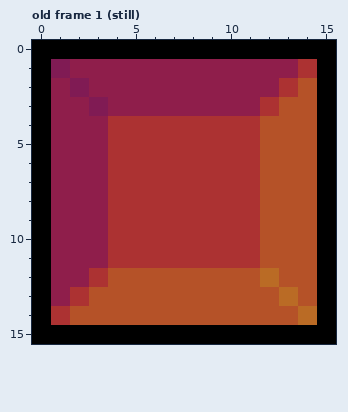
Two states of a pixel-art file, Assets/Aseprite/red.aseprite. Above is the file before it was changed.
16x16 pixels, 15 frames. Pixels under 10% opacity are left out. Shown: old frame 1 (still). The commit also changed other frames, which this record leaves out.
The same view after the edit:
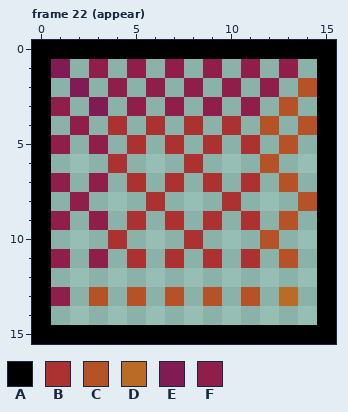
Palette (. is transparent): A #000000  B #ac3232  C #b55228  D #ba6b25  E #801b54  F #8f1e4b
A new or re-ordered frame is compared with the old frame closest to it.
Difference:
frames 15 -> 31
layer "background" removed
layer "gem" removed
Frame 22 (appear) is new; against old frame 1 (still):
Colour B is removed in row 1 at x 14; in row 2 at x 13; in row 3 at x 12; in row 4 at x 5, 7, 9 and 11; in row 5 at x 4, 6, 8 and 10; in row 6 at x 5 to 7 and 9 to 11.
Colour B is removed in row 7 at x 4, 6, 8 and 10; in row 8 at x 4 to 5, 7 to 9 and 11; in row 9 at x 4, 6, 8 and 10; in row 10 at x 5 to 7 and 9 to 11; in row 11 at x 4, 6, 8 and 10; in row 12 at x 3.
Colour B is removed in row 13 at x 2; in row 14 at x 1.
Colour C is removed in row 3 at x 14; in row 4 at x 13; in row 5 at x 12 and 14; in row 6 at x 13 to 14; in row 7 at x 12 and 14; in row 8 at x 12 to 13.
Colour C is removed in row 9 at x 12 and 14; in row 10 at x 13 to 14; in row 11 at x 12 and 14; in row 12 at x 4 to 11 and 13 to 14; in row 13 at x 4, 6, 8, 10, 12 and 14; in row 14 at x 2 to 13.
Colour D is removed in row 12 at x 12; in row 14 at x 14.
Colour F is removed in row 1 at x 2, 4, 6, 8, 10 and 12; in row 2 at x 1, 3, 5, 7, 9 and 11; in row 3 at x 2, 4, 6, 8 and 10; in row 4 at x 1 and 3; in row 5 at x 2; in row 6 at x 1 to 3.
Colour F is removed in row 7 at x 2; in row 8 at x 1 and 3; in row 9 at x 2; in row 10 at x 1 to 3; in row 11 at x 2; in row 12 at x 1 to 2.
Pixel boxes of the changes (left, top, right, bottom) in both pictures:
erased: (51, 59, 317, 325)
